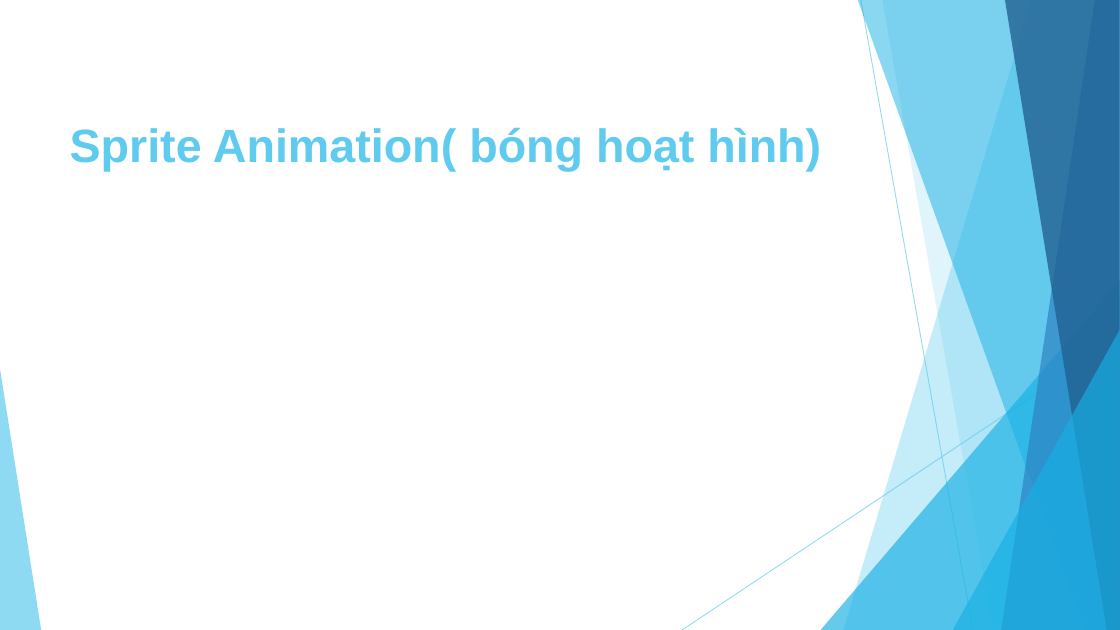
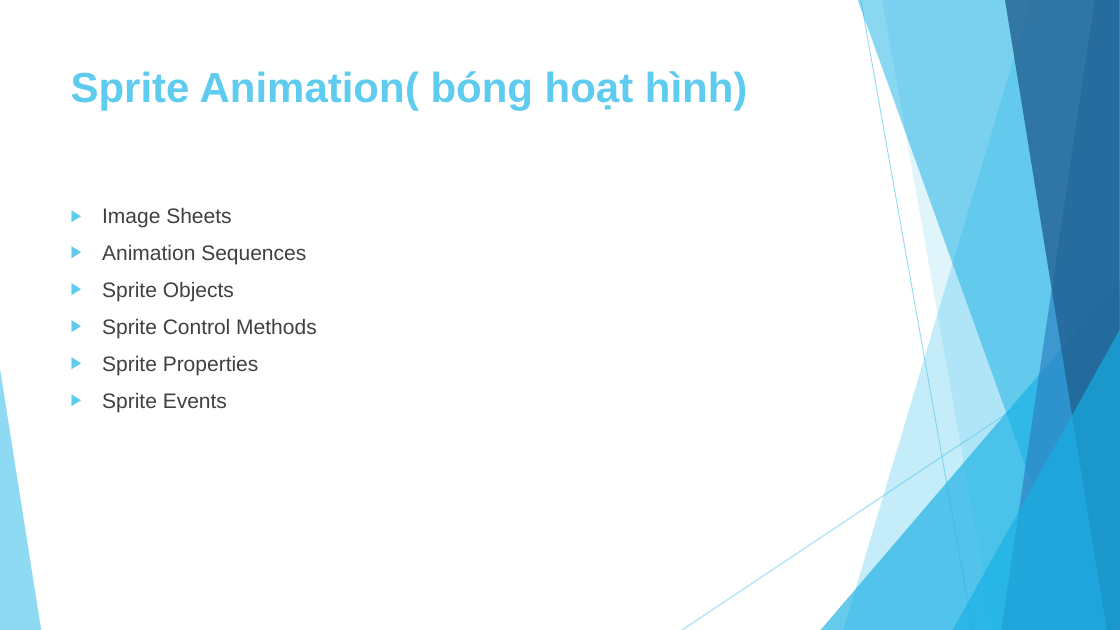
Before and after one commit to ndthanhdev/TDT-Spring-2017, a slide deck: slide 21 of Corona/Presentation1.pptx. Drawn at 1120x630 pixels with LibreOffice and Linux fonts; fonts in the diff are those of the drawing. Boxes give left, top, right and bottom in pixels: in the first picture for what was removed or moved away, otherwise in the second. Text is boxed around its words. In the diff, an @@ line names an element or a change of style, - is before the commit and + after.

```diff
--- a/Corona/Presentation1.pptx
+++ b/Corona/Presentation1.pptx
@@ title "Sprite Animation( bóng hoạt hình)": place and size @@
-title "Sprite Animation( bóng hoạt hình)" at (70, 128, 821, 172)
+title "Sprite Animation( bóng hoạt hình)" at (71, 71, 747, 110)
@@ title "Sprite Animation( bóng hoạt hình)" at (71, 71, 747, 110): size 40 to 36 pt; vertical alignment bottom to top @@
@@ text added at (102, 207, 317, 412), 18 pt, text #404040 @@
+▶ Image Sheets
+▶ Animation Sequences
+▶ Sprite Objects
+▶ Sprite Control Methods
+▶ Sprite Properties
+▶ Sprite Events
```
Also in this commit, not shown: 1 other slide changed, 10 slides added, 1 slide removed.
